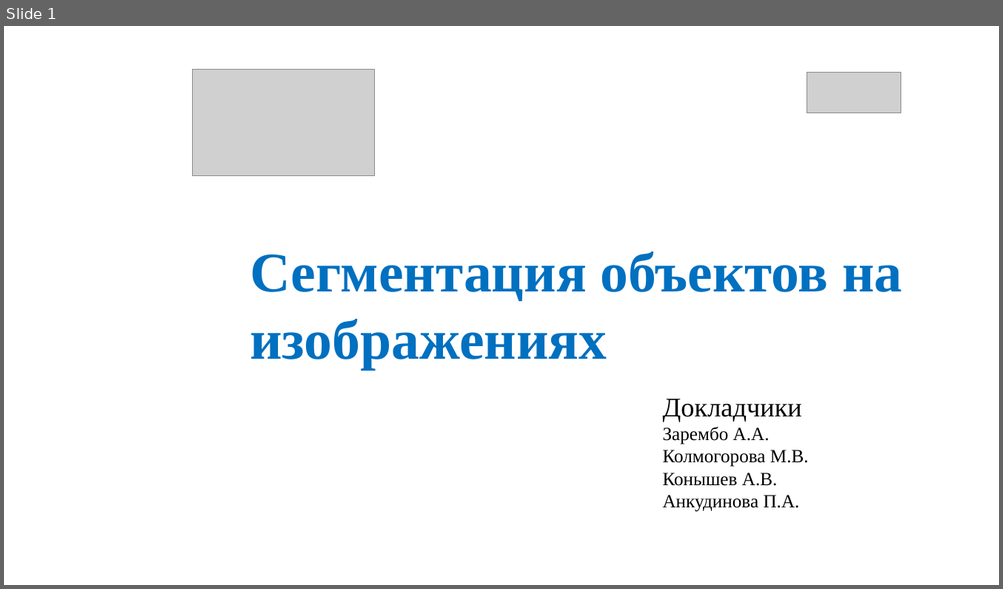
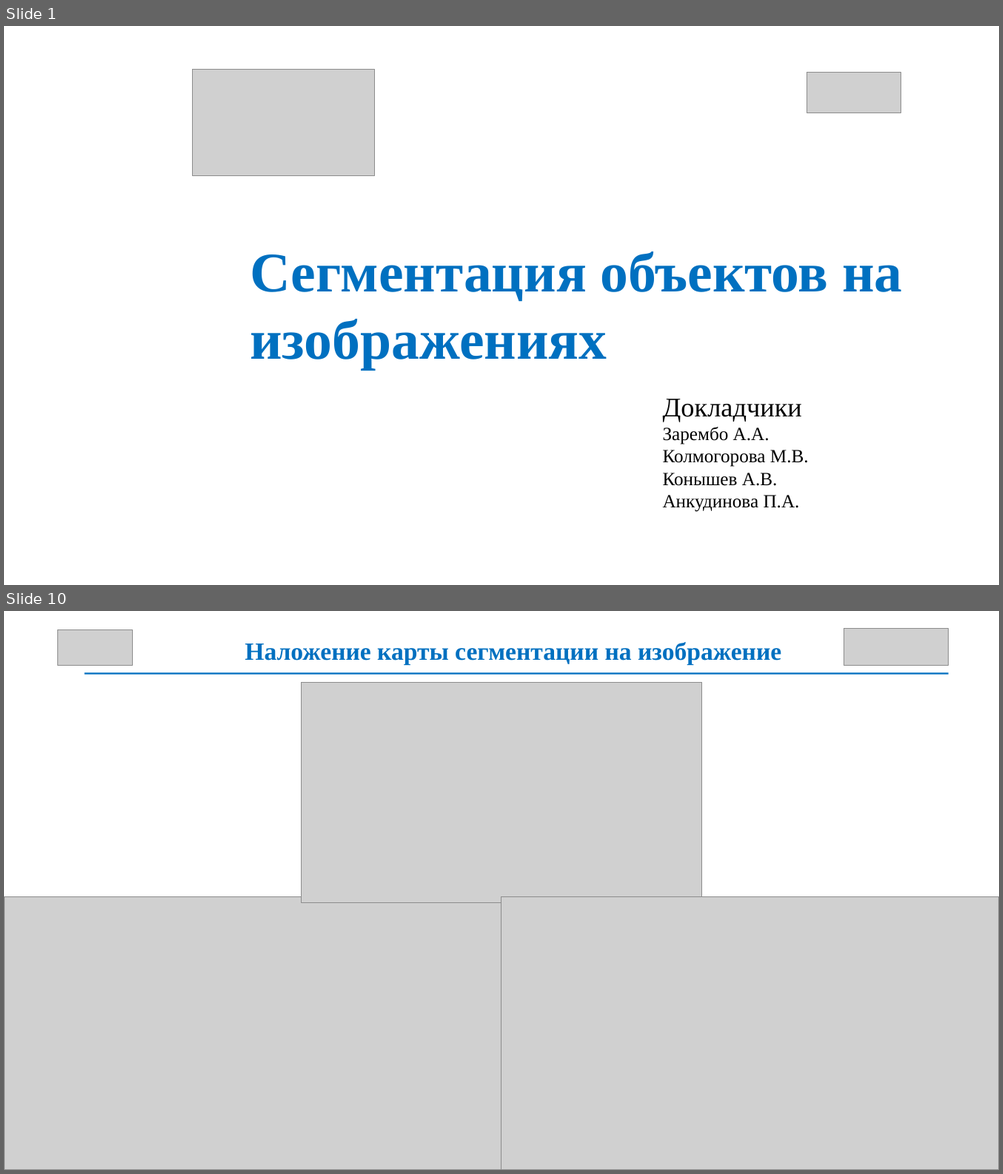
Before and after one commit to lloppy/segmentation, a slide deck: Dpo.pptx. Shown one above the other, each under a label of ours: slide 1 before the commit, slides 1 and 10 after it; the slides between them are not shown. The pictures are 1003x589 and 1003x1174 pixels, drawn with LibreOffice and Linux fonts; fonts in the diff are those of the drawing; grey boxes stand for pictures; background and template pictures are left out. Boxes give left, top, right and bottom in pixels: in the first picture for what was removed or moved away, otherwise in the second. Text is boxed around its words. In the diff, an @@ line names an element or a change of style, - is before the commit and + after.

```diff
--- a/Dpo.pptx
+++ b/Dpo.pptx
@@ slide 10 added at [4, 611, 999, 1170], background #FFFFFF @@
@@ picture added at [57, 629, 131, 666] @@
@@ picture added at [843, 629, 948, 666] @@
@@ text added at [244, 642, 781, 665], 24 pt, text #0070C0, bold @@
+Наложение карты сегментации на изображение
@@ rectangle added at [85, 673, 948, 675], fill #0070C0 @@
@@ picture added at [301, 682, 702, 903] @@
@@ picture added at [4, 897, 502, 1170] @@
@@ picture added at [502, 897, 999, 1170] @@
```
Also in this commit, not shown: 4 slides changed, 5 other slides added, 1 slide removed, 1 other file.
